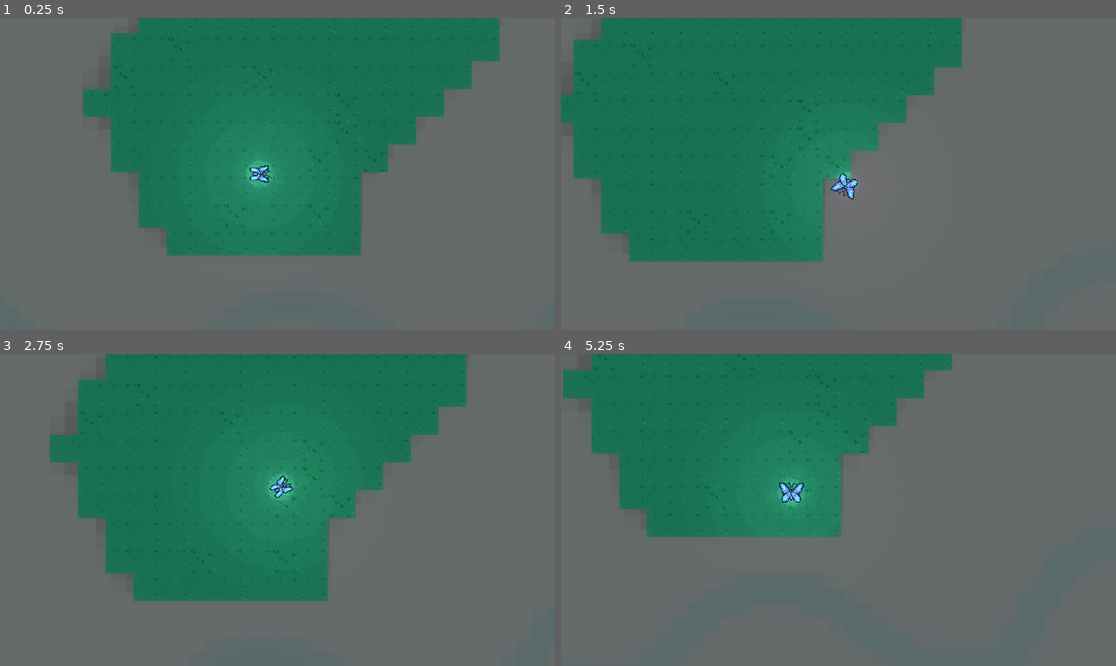
Above: before the commit, frames 1-4 (two rows, left to right).
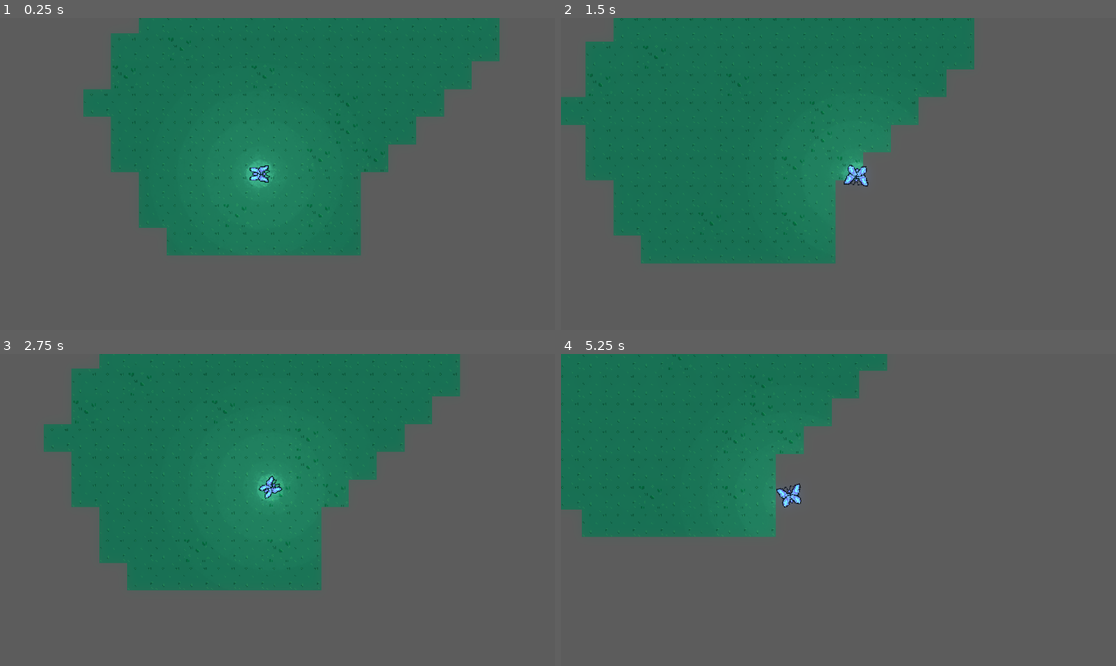
Above: after the commit, the same moments.

Repository: Zaiyai/ButterflyGame
Game: Godot game, scene res://level/world.tscn
Two runs of this game, one before a commit and one after it. Both use one fixed random seed, a clock stepped at 60 frames per second and the inputs below. The engine's default icon, where the game draws it, is replaced by a stand-in: a white triangle on a blue panel in a dark square.
Inputs (mouse positions are in pixels of both pictures, inside the frame that each line leads up to):
- Up to frame 1 (0.25 s): no input
- Up to frame 2 (1.5 s): tap Enter at 0.5 s; move the mouse to (960, 158) at 0.52 s; hold E (interact) 0.53-1.28 s; click (960, 158) at 0.67 s; move the mouse to (727, 189) at 1.27 s; click (727, 189) at 1.35 s
- Up to frame 3 (2.75 s): move the mouse to (333, 441) at 2.02 s; hold E (interact) from 2.03 s (still down); click (333, 441) at 2.17 s
- Up to frame 4 (5.25 s): move the mouse to (810, 572) at 2.77 s; release E (interact) at 2.78 s; click (810, 572) at 2.85 s; move the mouse to (1005, 556) at 3.52 s; hold E (interact) 3.53-4.28 s; click (1005, 556) at 3.67 s; move the mouse to (672, 463) at 4.27 s; click (672, 463) at 4.35 s; move the mouse to (866, 510) at 5.02 s; hold E (interact) from 5.03 s (still down); click (866, 510) at 5.17 s

The runs differ from the first frame. In frame 2, 4.8% of the frame differs, in the area x 0-75%, y 0-79%; in frame 3, 5.5%; in frame 4, 12%, in the area x 0-71%, y 0-59%.

Commit message:
Added Player acceleration and deceleration

Diff:
--- a/level/world.tscn
+++ b/level/world.tscn
@@ -57,6 +57,7 @@
 tile_set = SubResource("TileSet_lx6e4")
 
 [node name="Sprite2D" type="Sprite2D" parent="TileMapLayer" unique_id=1443140144]
+visible = false
 modulate = Color(3.1672676, 2.137196, 2.113241, 0.05882353)
 show_behind_parent = true
 position = Vector2(-82.00001, -5865)
--- a/player/character_body_2d.gd
+++ b/player/character_body_2d.gd
@@ -2,10 +2,13 @@
 
 # Player Movement Variables
 var speed = 200
+var acceleration = 1000
+var friction = 1000
 var clickPosition = Vector2()
 var clickDistance = Vector2()
 var clickTargetRot: float = 0.0
-var rotationSpeed: float  = 8.0
+var rotationSpeed: float  = 6.0
+
 
 # Camera Zoom Control Variables
 var zoomOutSpd = 0.5;
@@ -36,18 +39,13 @@
 
 # Player Movement
 
-	if position.distance_to(clickPosition) > 10:
+	if position.distance_to(clickPosition) > 25:
 		var forwardFace: Vector2 = Vector2.RIGHT.rotated(rotation)
-		velocity = forwardFace * speed
+		velocity = velocity.move_toward(forwardFace * speed, acceleration * delta)
 
-		move_and_slide()
 	else:
-		velocity = Vector2.ZERO * delta
-
-		move_and_slide()
-
-	# if position.distance_to(clickPosition) > 10:
-	# else:
+		velocity = velocity.move_toward(Vector2.ZERO, friction * delta)
+	move_and_slide()
 
 # Camera Zoom Controller
 	if playerInArea:
